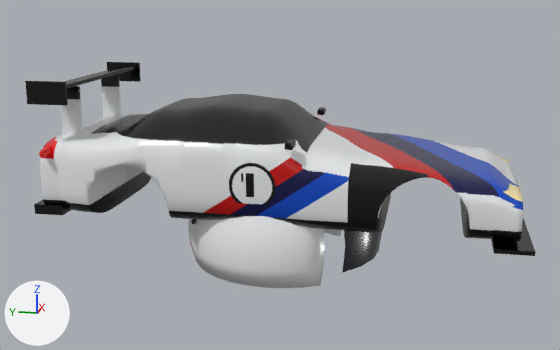
Before and after pictures for a commit that changed the glTF model web/coches.glb.
Both versions are drawn from a 50 mm camera at (-7.69, -1.5, 2.42) aimed at (-0.03, 0.03, 0.5). Arrows for +X, +Y and +Z are at lower left; the lights stay in place. The picture after the commit comes second.

Names of what the first picture shows: 'CascoManuel', 'Coche'.
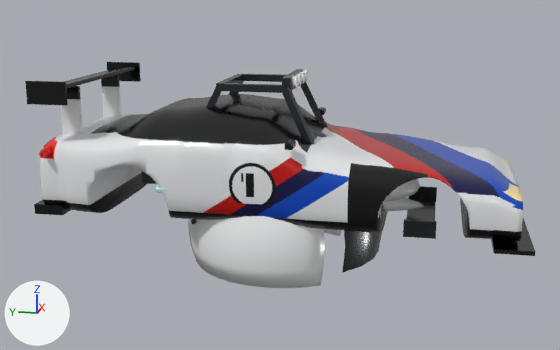
The change, as a diff of the scene's bpy script:
```diff
--- a/web/coches.glb.py
+++ b/web/coches.glb.py
@@ me_futurista @@
+me_futurista.from_pydata(...)  # 1100 vertices, 2168 faces; spans x -0.96..0.96, y -1.4..1.4, z 0.26..1.04
+me_futurista.materials.append(mat_pintura)
@@ me_buggy @@
+me_buggy.from_pydata(...)  # 928 vertices, 1784 faces; spans x -0.6..0.6, y -1.26..1.22, z 0.35..1.56
+me_buggy.materials.append(mat_pintura)
@@ me_bolido @@
+me_bolido.from_pydata(...)  # 1186 vertices, 2328 faces; spans x -0.65..0.65, y -1.57..1.35, z 0.12..0.96
+me_bolido.materials.append(mat_pintura)
@@ ob_futurista @@
+ob_futurista = bpy.data.objects.new('Futurista', me_futurista)
+ob_futurista.location = (0.0, 0.0, 0.0)
@@ ob_buggy @@
+ob_buggy = bpy.data.objects.new('Buggy', me_buggy)
+ob_buggy.location = (0.0, 0.0, 0.0)
@@ ob_bolido @@
+ob_bolido = bpy.data.objects.new('Bolido', me_bolido)
+ob_bolido.location = (0.0, 0.0, 0.0)
```

Location of each change, (x1, y1, x2, y2) in pixels of the pictures (560 x 350 px):
'Buggy', added: after (206, 69, 403, 198)
'Bolido', added (mostly hidden): after (142, 171, 437, 239)
'Futurista', added (mostly hidden): after (156, 129, 420, 218)
